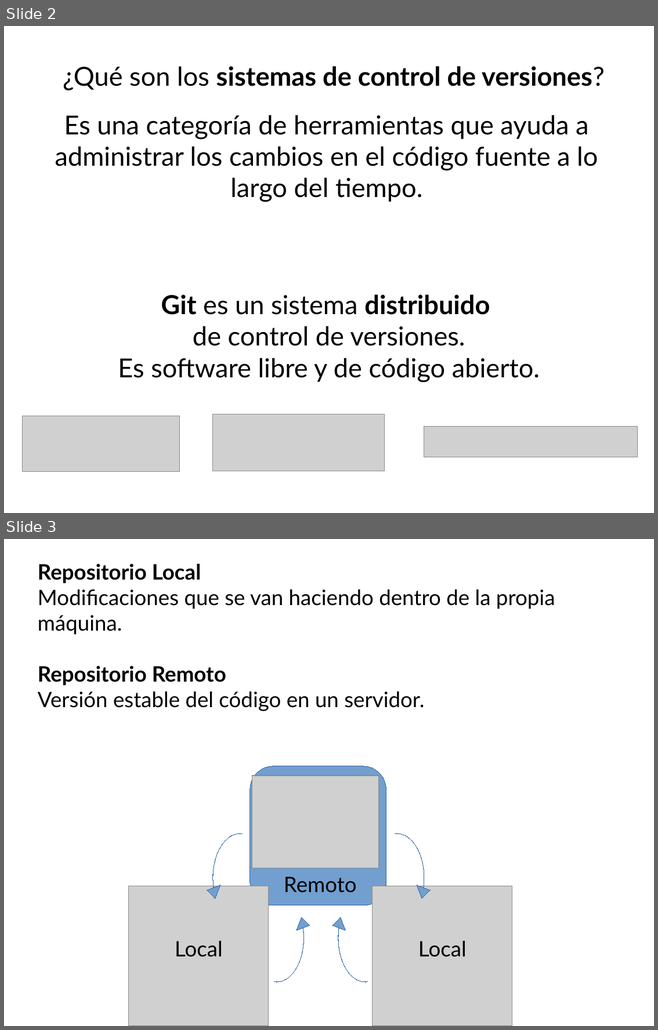
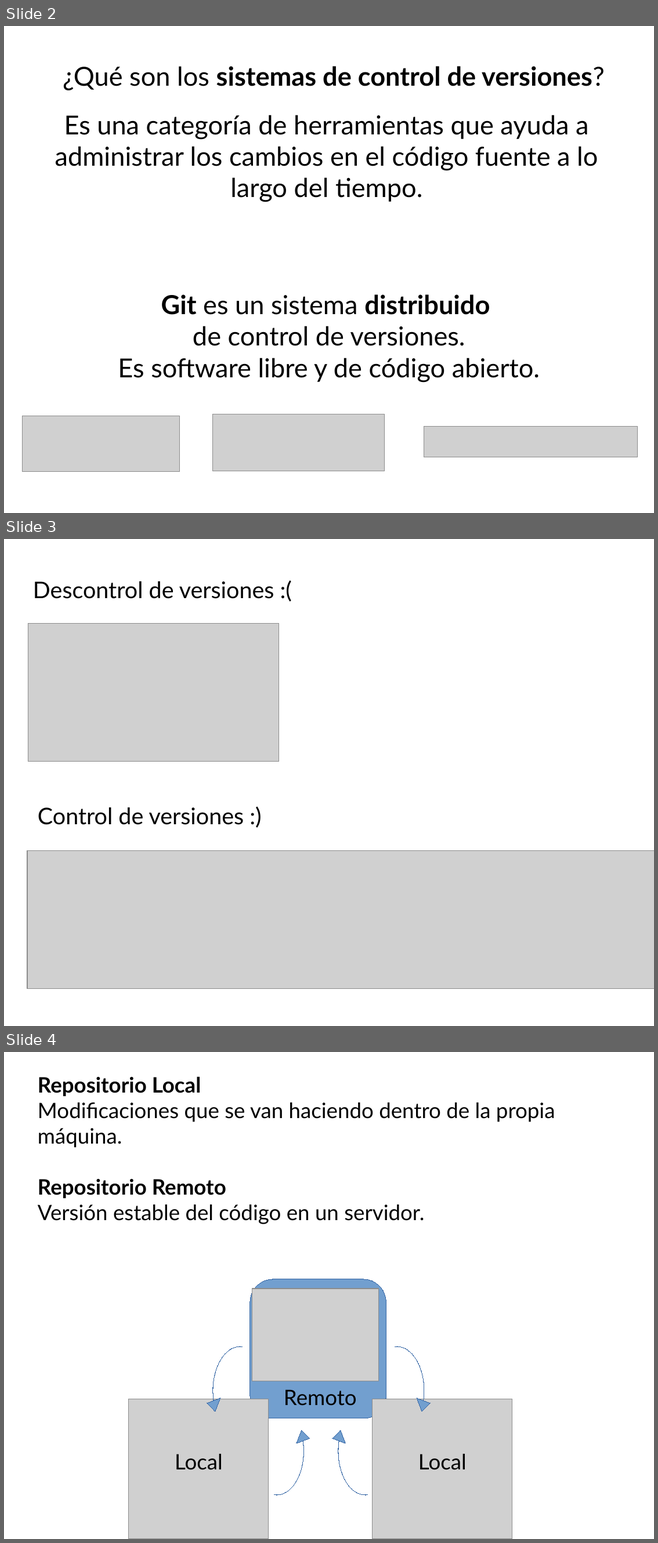
Before and after one commit to marin-h/slides-godot-git, a slide deck: slides.odp. Shown one above the other, each under a label of ours: slides 2 and 3 before the commit, slides 2, 3 and 4 after it. The pictures are 658x1030 and 658x1543 pixels, drawn with LibreOffice and Linux fonts; fonts in the diff are those of the drawing; grey boxes stand for pictures. Boxes give left, top, right and bottom in pixels: in the first picture for what was removed or moved away, otherwise in the second. Text is boxed around its words. In the diff, an @@ line names an element or a change of style, - is before the commit and + after.

Commit message:
Agrego descontrol de versiones

```diff
--- a/slides.odp
+++ b/slides.odp
@@ slide 3 added at (x1=4, y1=539, x2=654, y2=1026), background #FFFFFF @@
@@ text added at (x1=33, y1=581, x2=274, y2=599), 28 pt, text #000000 @@
+Descontrol de versiones :(
@@ picture added at (x1=28, y1=623, x2=279, y2=762) @@
@@ text added at (x1=38, y1=808, x2=244, y2=825), 28 pt, text #000000 @@
+Control de versiones :)
@@ picture added at (x1=27, y1=851, x2=654, y2=988) @@
@@ what was slide 3 is now slide 4 @@
```
